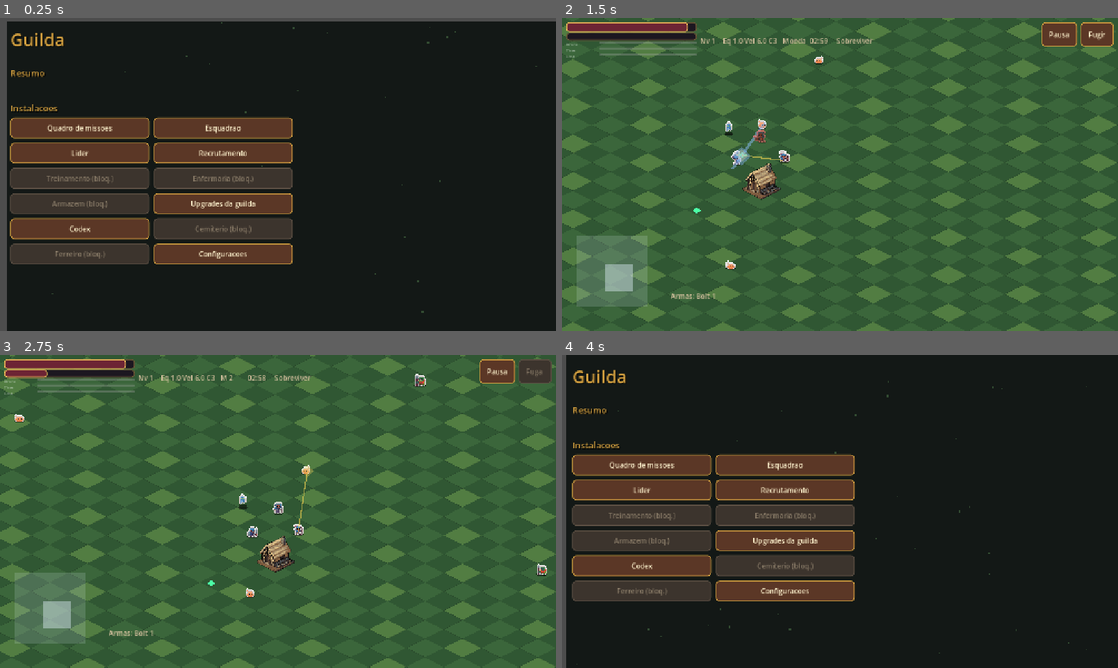
Above: before the commit, frames 1-4 (two rows, left to right).
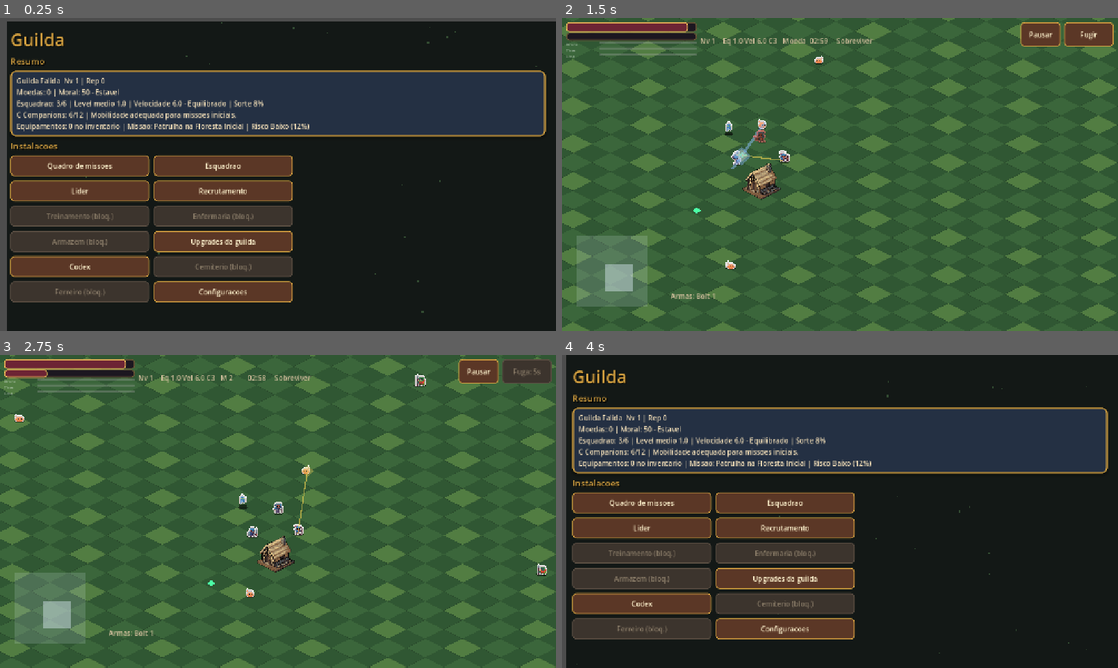
Above: after the commit, the same moments.

Repository: mspandrade/godot-ecos-do-prisma
Game: Godot game, scene res://scenes/ui/GuildScene.tscn
Same seed, same stepped clock (60 frames per second), same inputs: the game is played once before the commit and once after it.
Inputs:
- Up to frame 1 (0.25 s): no input
- Up to frame 2 (1.5 s): click "Quadro de missoes" at 0.5 s; click "Iniciar" at 1.25 s
- Up to frame 3 (2.75 s): click "Fugir" at 2 s
- Up to frame 4 (4 s): click "Pausar" at 2.75 s; click "Voltar ao menu" at 3.5 s

The runs differ from the first frame. In frame 1, 42% of the frame differs, in the area x 1-99%, y 12-91%; in frame 2, 0.6%; in frame 3, 0.9%; in frame 4, 42%.

Commit message:
Restore guild summary and flee countdown layout

Diff:
--- a/scenes/ui/HUD.tscn
+++ b/scenes/ui/HUD.tscn
@@ -17,7 +17,7 @@
 anchor_right = 1.0
 offset_left = 10.0
 offset_top = 10.0
-offset_right = -188.0
+offset_right = -236.0
 offset_bottom = 118.0
 theme_override_constants/separation = 4
 
@@ -83,7 +83,7 @@
 anchors_preset = 1
 anchor_left = 1.0
 anchor_right = 1.0
-offset_left = -176.0
+offset_left = -224.0
 offset_top = 10.0
 offset_right = -10.0
 offset_bottom = 66.0
@@ -93,7 +93,7 @@
 [node name="PauseButton" type="Button" parent="ActionBar"]
 unique_name_in_owner = true
 layout_mode = 2
-custom_minimum_size = Vector2(82, 56)
+custom_minimum_size = Vector2(92, 56)
 text = "Pausar"
 text_overrun_behavior = 3
 clip_text = true
@@ -101,7 +101,7 @@
 [node name="FleeButton" type="Button" parent="ActionBar"]
 unique_name_in_owner = true
 layout_mode = 2
-custom_minimum_size = Vector2(76, 56)
+custom_minimum_size = Vector2(114, 56)
 text = "Fugir"
 text_overrun_behavior = 3
 clip_text = true
--- a/scripts/ui/guild_scene.gd
+++ b/scripts/ui/guild_scene.gd
@@ -13,12 +13,15 @@
 @onready var save_label: Label = %SaveLabel
 @onready var particles: CPUParticles2D = %Particles
 @onready var facility_grid: GridContainer = %FacilityGrid
+var summary_panel: PanelContainer
+var summary_text: Label
 
 func _ready() -> void:
 	MedievalUI.apply_tree(self)
 	MedievalUI.transition_in(self)
 	for label in [guild_label, coins_label, morale_label, squad_label, mobility_label, roster_label, equipment_label, mission_label]:
 		MedievalUI.apply_body_label(label)
+	_setup_summary_panel()
 	%MissionButton.pressed.connect(func(): get_tree().change_scene_to_file("res://scenes/ui/MissionSelect.tscn"))
 	%RosterButton.pressed.connect(func(): get_tree().change_scene_to_file("res://scenes/ui/CharactersScreen.tscn"))
 	%LeaderButton.pressed.connect(func(): get_tree().change_scene_to_file("res://scenes/ui/LeaderScreen.tscn"))
@@ -50,29 +53,32 @@
 	var summary := GameData.get_squad_summary()
 	var mission := GameData.get_selected_mission()
 	var roster_size := GameData.get_companion_roster().size()
+	var readiness := GameData.get_mission_readiness(str(mission["id"]))
 	guild_label.text = "%s  Nv %d | Rep %d" % [
 		str(GameData.guild.get("name", "Guilda")),
 		int(GameData.guild.get("level", 1)),
 		int(GameData.guild.get("reputation", 0))
 	]
-	coins_label.text = "M %d moedas" % GameData.coins
-	morale_label.text = "E Moral: %d - %s" % [int(GameData.guild.get("morale", 50)), GameData.get_morale_label()]
-	squad_label.text = "G Esquadrao: %d/%d | Level medio %.1f" % [
+	coins_label.text = "Moedas: %d" % GameData.coins
+	morale_label.text = "Moral: %d - %s" % [int(GameData.guild.get("morale", 50)), GameData.get_morale_label()]
+	squad_label.text = "Esquadrao: %d/%d | Level medio %.1f" % [
 		int(summary["size"]),
 		int(summary["max_size"]),
 		float(summary["average_level"])
 	]
-	mobility_label.text = "V Velocidade %.1f - %s | Sorte %.0f%%" % [float(summary["average_speed"]), str(summary["speed_label"]), float(summary["average_luck"]) * 100.0]
-	mission_label.text = "Q Missao: %s | Risco %s" % [
+	mobility_label.text = "Velocidade %.1f - %s | Sorte %.0f%%" % [float(summary["average_speed"]), str(summary["speed_label"]), float(summary["average_luck"]) * 100.0]
+	mission_label.text = "Missao: %s | Risco %s (%d%%)" % [
 		str(mission.get("name", "-")),
-		str(GameData.get_mission_readiness(str(mission["id"]))["risk"])
+		str(readiness["risk"]),
+		int(readiness.get("risk_percent", 100))
 	]
 	roster_label.text = "C Companions: %d/%d | %s" % [
 		roster_size,
 		int(GameData.guild.get("companion_capacity", 12)),
 		str(summary["mobility_warning"])
 	]
-	equipment_label.text = "I Equipamentos: %d no inventario" % GameData.get_equipment_inventory().size()
+	equipment_label.text = "Equipamentos: %d no inventario" % GameData.get_equipment_inventory().size()
+	_refresh_summary_text()
 	%MissionButton.disabled = int(summary["size"]) <= 0
 	var graveyard_unlocked: bool = (GameData.guild.get("unlocked_structures", []) as Array).has("graveyard")
 	%GraveyardButton.disabled = not graveyard_unlocked
@@ -90,6 +96,40 @@
 	%WarehouseButton.disabled = not warehouse_unlocked
 	%WarehouseButton.text = "Armazem" if warehouse_unlocked else "Armazem (bloq.)"
 
+func _setup_summary_panel() -> void:
+	if is_instance_valid(summary_panel):
+		return
+	var summary_title := get_node("MenuBox/SummaryTitle") as Label
+	var menu_box := summary_title.get_parent()
+	summary_panel = PanelContainer.new()
+	summary_panel.name = "SummaryPanel"
+	summary_panel.size_flags_horizontal = Control.SIZE_EXPAND_FILL
+	MedievalUI.apply_panel(summary_panel, true)
+	summary_text = Label.new()
+	summary_text.name = "SummaryText"
+	summary_text.custom_minimum_size = Vector2(0, 126)
+	summary_text.autowrap_mode = TextServer.AUTOWRAP_WORD_SMART
+	summary_text.text_overrun_behavior = TextServer.OVERRUN_NO_TRIMMING
+	summary_text.clip_text = false
+	summary_text.add_theme_font_size_override("font_size", 16)
+	summary_text.add_theme_color_override("font_color", Color("#f3dfb8"))
+	summary_panel.add_child(summary_text)
+	menu_box.add_child(summary_panel)
+	menu_box.move_child(summary_panel, summary_title.get_index() + 1)
+	for label in [guild_label, coins_label, morale_label, squad_label, mobility_label, roster_label, equipment_label, mission_label]:
+		label.visible = false
+
+func _refresh_summary_text() -> void:
+	if not is_instance_valid(summary_text):
+		return
+	summary_text.text = "\n".join([
+		guild_label.text,
+		"%s | %s" % [coins_label.text, morale_label.text],
+		"%s | %s" % [squad_label.text, mobility_label.text],
+		roster_label.text,
+		"%s | %s" % [equipment_label.text, mission_label.text]
+	])
+
 func _show_save_feedback(message: String) -> void:
 	save_label.text = message
 	save_label.visible = true
--- a/scripts/ui/hud.gd
+++ b/scripts/ui/hud.gd
@@ -140,7 +140,7 @@
 func set_flee_status(is_preparing: bool, seconds: float) -> void:
 	if is_preparing:
 		flee_button.disabled = true
-		flee_button.text = "Fuga %ds" % int(ceil(seconds))
+		flee_button.text = "Fuga: %ds" % int(ceil(seconds))
 	else:
 		flee_button.disabled = false
 		flee_button.text = "Fugir"
Not shown, changed: IMPLEMENTATION_STATUS.md
